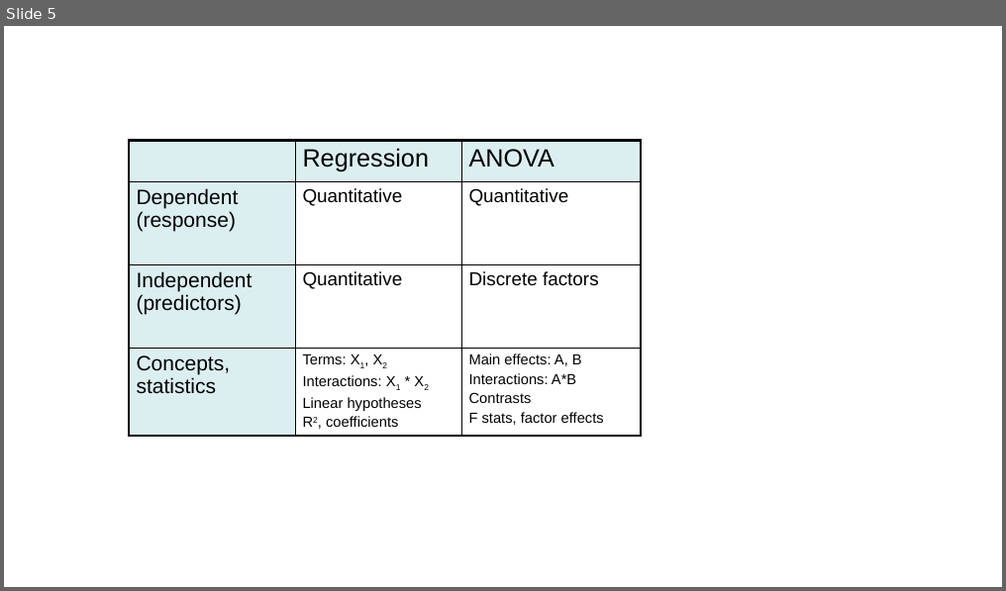
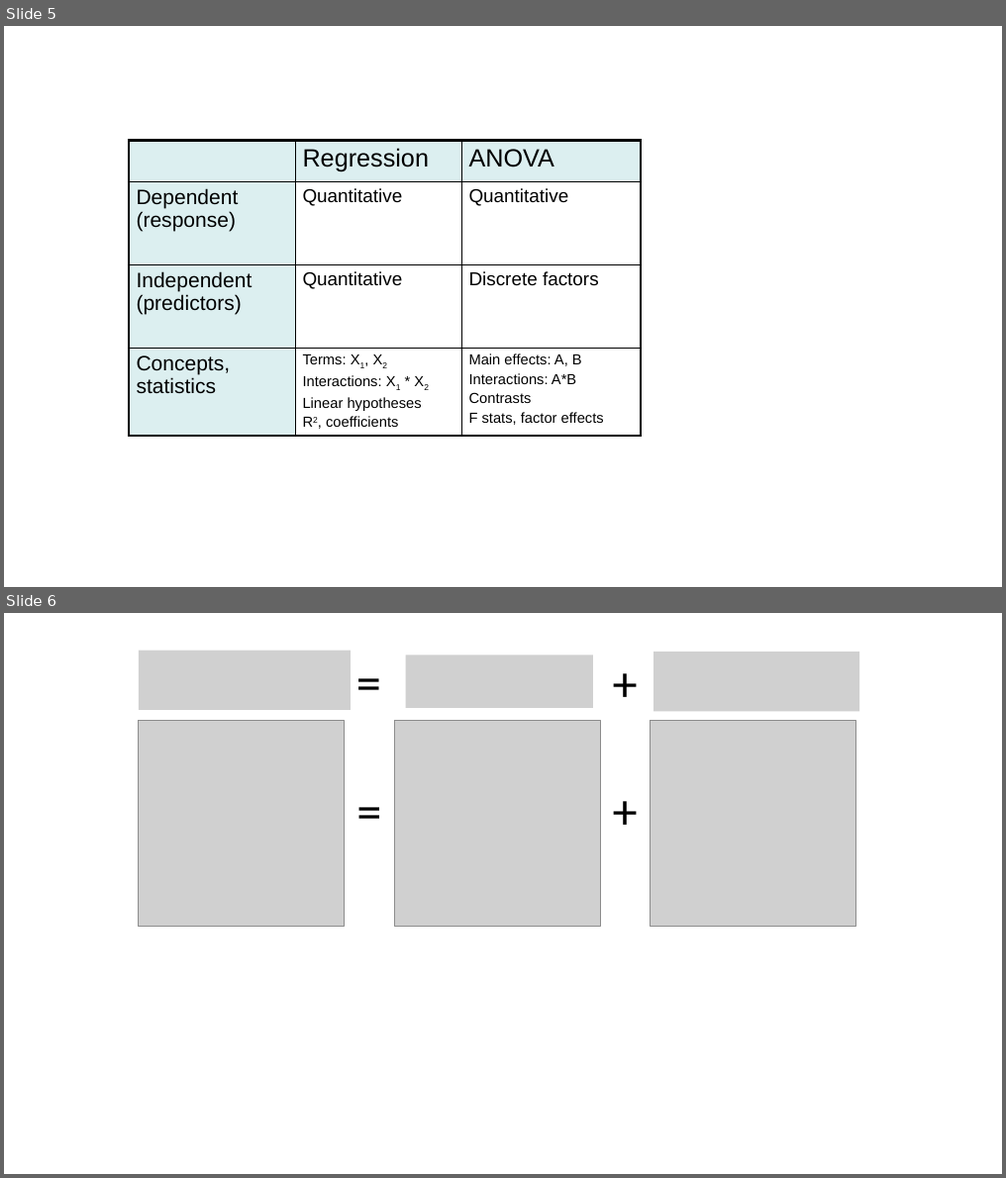
Before and after one commit to friendly/Vis-MLM-book, a slide deck: images/linear-combs.pptx. Shown one above the other, each under a label of ours: slide 5 before the commit, slides 5 and 6 after it. The pictures are 1006x591 and 1006x1178 pixels, drawn with LibreOffice and Linux fonts; fonts in the diff are those of the drawing; grey boxes stand for pictures. Boxes give left, top, right and bottom in pixels: in the first picture for what was removed or moved away, otherwise in the second. Text is boxed around its words. In the diff, an @@ line names an element or a change of style, - is before the commit and + after.

```diff
--- a/images/linear-combs.pptx
+++ b/images/linear-combs.pptx
@@ slide 6 added at bbox=[4, 613, 1002, 1174], background #FFFFFF @@
@@ picture added at bbox=[139, 651, 350, 710] @@
@@ text added at bbox=[328, 648, 410, 716], 48 pt, text #000000 @@
+=
@@ picture added at bbox=[406, 655, 593, 708] @@
@@ text added at bbox=[584, 648, 665, 716], 48 pt, text #000000 @@
++
@@ picture added at bbox=[653, 652, 859, 711] @@
@@ picture added at bbox=[139, 720, 345, 926] @@
@@ picture added at bbox=[394, 720, 600, 926] @@
@@ picture added at bbox=[650, 720, 856, 926] @@
@@ text added at bbox=[328, 775, 410, 844], 48 pt, text #000000 @@
+=
@@ text added at bbox=[584, 775, 665, 844], 48 pt, text #000000 @@
++
```
Also in this commit, not shown: 4 other files.
